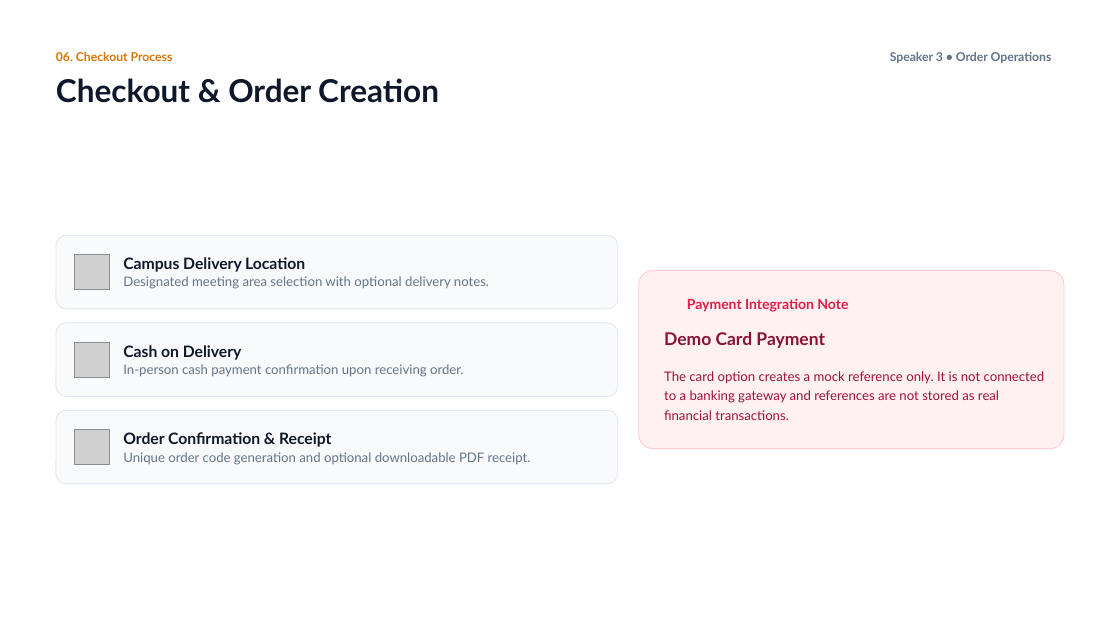
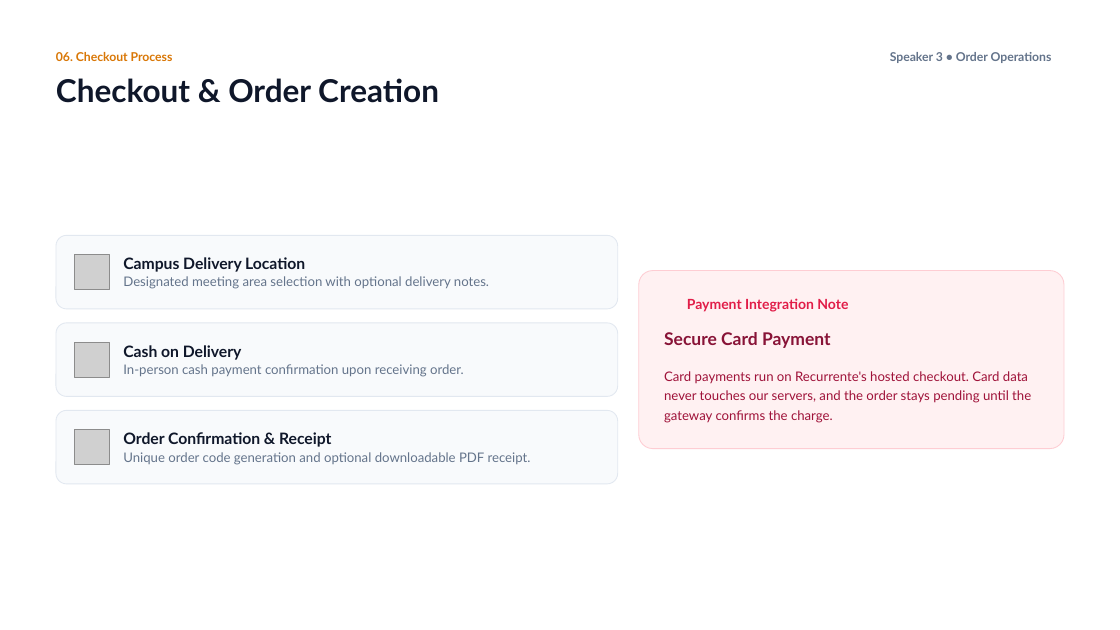
Before and after one commit to ediazc20-gif/UMG-Personaliza, a slide deck: slide 7 of docs/entrega/imagenes de diagramas - Documentos - pdf/UMG Personaliza Presentation.pptx. Drawn at 1120x630 pixels with LibreOffice and Linux fonts; fonts in the diff are those of the drawing; grey boxes stand for pictures; background and template pictures are left out. Boxes give left, top, right and bottom in pixels: in the first picture for what was removed or moved away, otherwise in the second. Text is boxed around its words. In the diff, an @@ line names an element or a change of style, - is before the commit and + after.

```diff
--- a/docs/entrega/imagenes de diagramas - Documentos - pdf/UMG Personaliza Presentation.pptx
+++ b/docs/entrega/imagenes de diagramas - Documentos - pdf/UMG Personaliza Presentation.pptx
@@ text at <box>664,332,831,348</box>: text changed @@
-Demo Card Payment
+Secure Card Payment
@@ text at <box>664,371,1031,423</box>: text changed @@
-The card option creates a mock reference only. It is not connected to a banking gateway and references are not stored as real financial transactions.
+Card payments run on Recurrente's hosted checkout. Card data never touches our servers, and the order stays pending until the gateway confirms the charge.
```
Also in this commit, not shown: 4 other slides changed, 1 other file.
